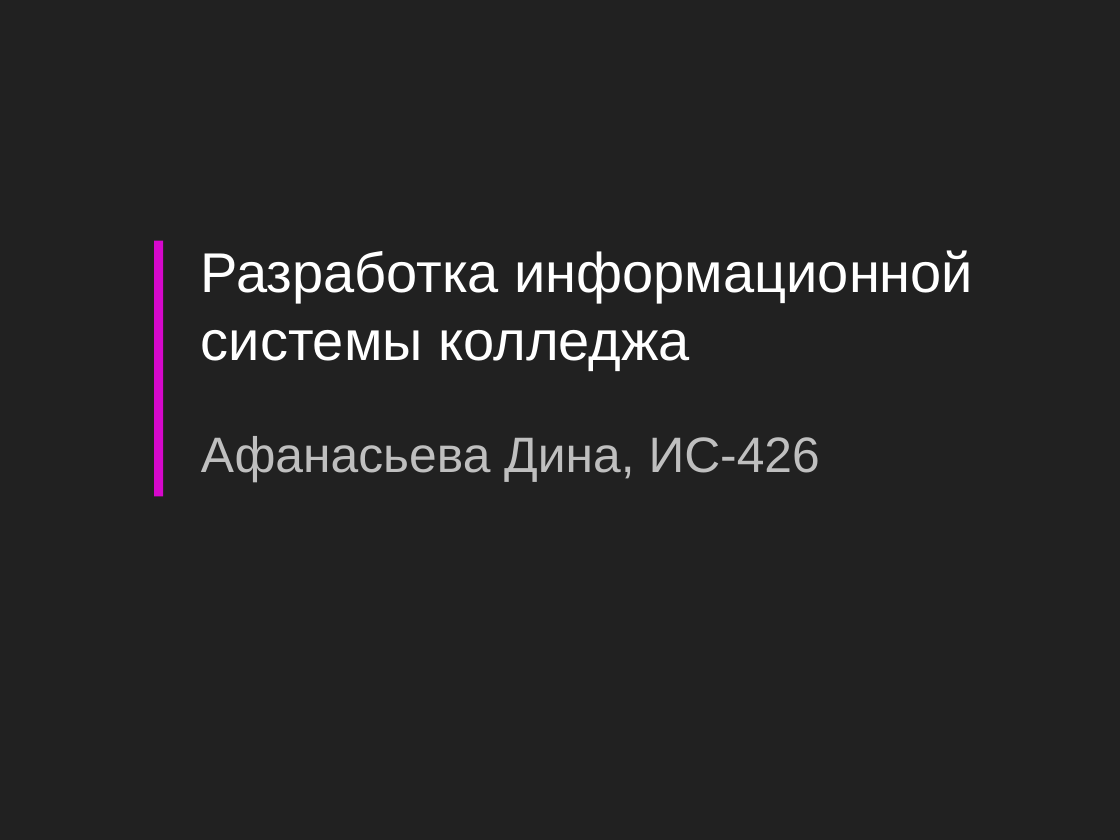
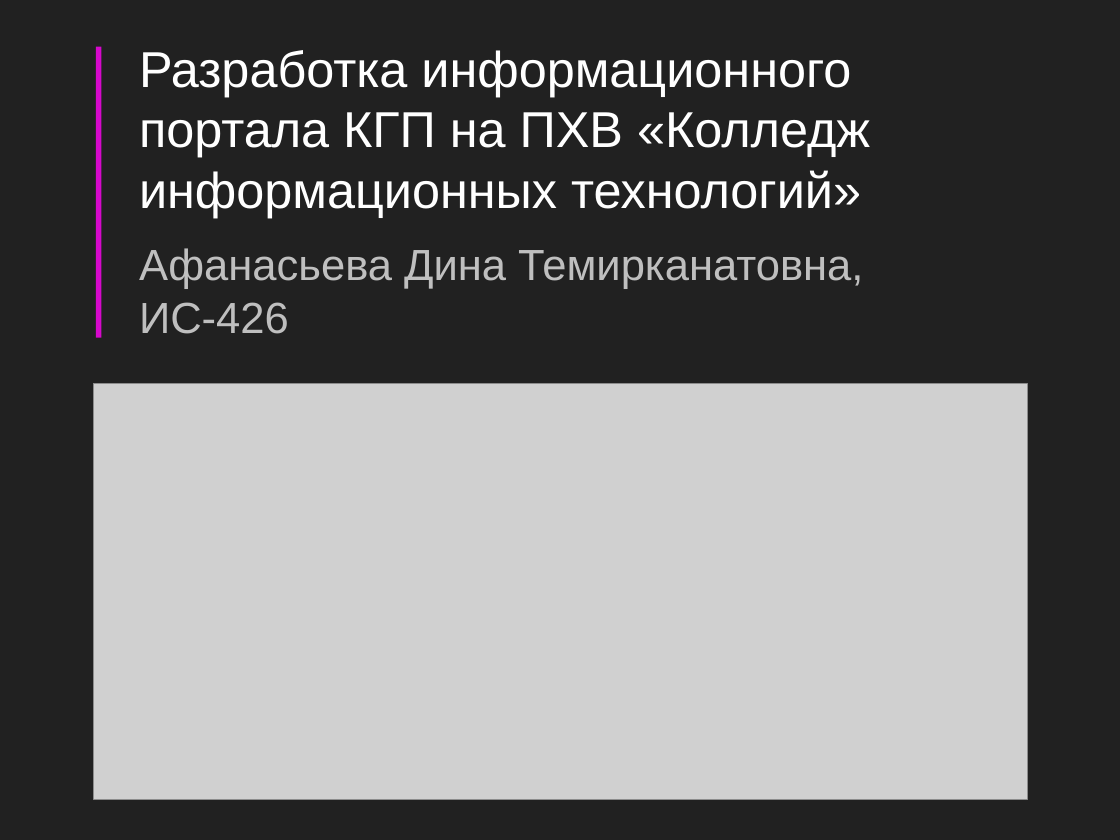
Before and after one commit to afanasyevadina/project, a slide deck: slide 1 of Разработка информационной системы колледжа.pptx. Drawn at 1120x840 pixels with LibreOffice and Linux fonts; fonts in the diff are those of the drawing; grey boxes stand for pictures. Boxes give left, top, right and bottom in pixels: in the first picture for what was removed or moved away, otherwise in the second. Text is boxed around its words. In the diff, an @@ line names an element or a change of style, - is before the commit and + after.

```diff
--- a/Разработка информационной системы колледжа.pptx
+++ b/Разработка информационной системы колледжа.pptx
@@ rectangle: place and size @@
-rectangle at [155,241,164,496]
+rectangle at [96,47,102,338]
@@ title at [139,50,870,218]: text changed; size 36 to 32.4 pt @@
-Разработка информационной системы колледжа
+Разработка информационного портала КГП на ПХВ «Колледж информационных технологий»
@@ subtitle at [139,248,863,334]: text changed; size 32 to 28 pt @@
-Афанасьева Дина, ИС-426
+Афанасьева Дина Темирканатовна, ИС-426
@@ picture added at [94,384,1028,800] @@
```
Also in this commit, not shown: 1 other slide changed, 1 slide added, 2 slides removed, 22 other files.
